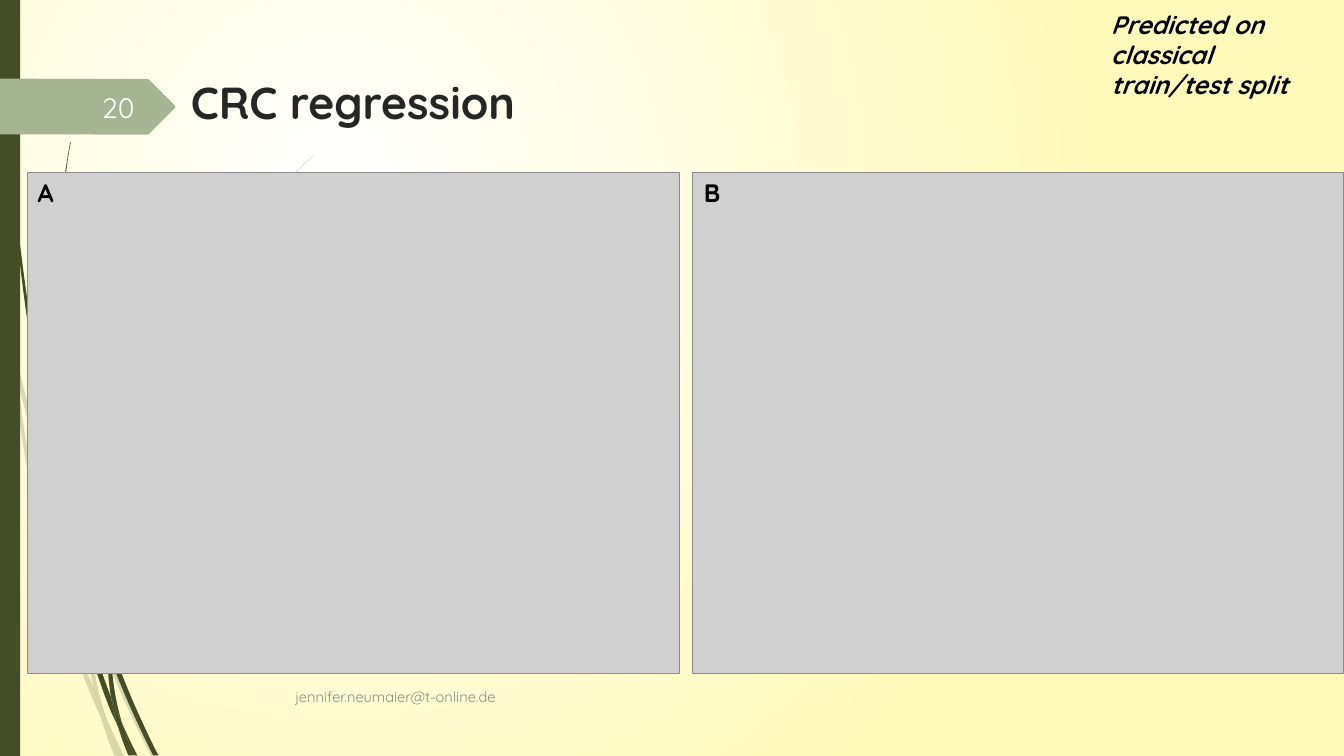
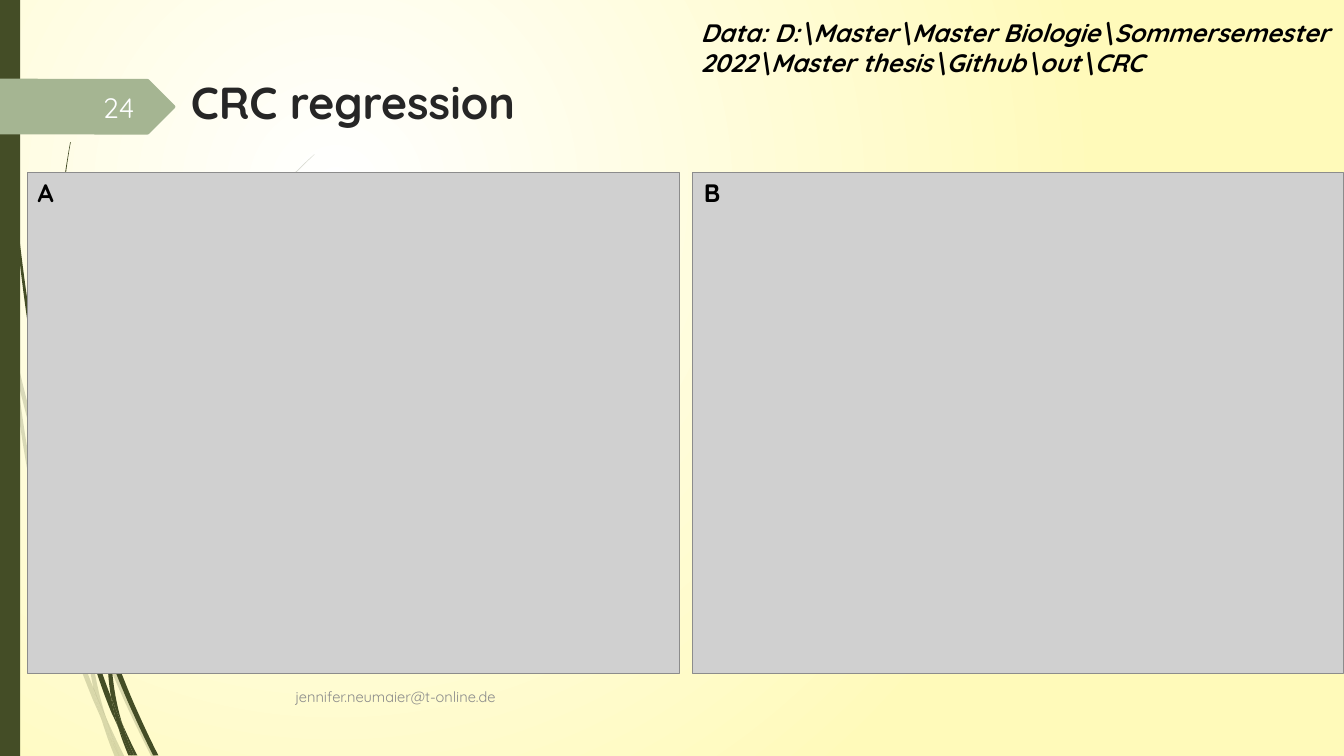
Before and after one commit to JenniferNeumaier/ml_coda, a slide deck: slide 24 of doc/Project_structure_notes.pptx (slide 20 before the commit). Drawn at 1344x756 pixels with LibreOffice and Linux fonts; fonts in the diff are those of the drawing; grey boxes stand for pictures. Boxes give left, top, right and bottom in pixels: in the first picture for what was removed or moved away, otherwise in the second. Text is boxed around its words. In the diff, an @@ line names an element or a change of style, - is before the commit and + after.

```diff
--- a/doc/Project_structure_notes.pptx
+++ b/doc/Project_structure_notes.pptx
@@ text added at box(701, 22, 1329, 76), 18 pt, text #000000, bold, italic @@
+Data: D:\Master\Master Biologie\Sommersemester 2022\Master thesis\Github\out\CRC
@@ text removed at box(1111, 15, 1288, 99) @@
-Predicted on classical train/test split
@@ page number at box(103, 98, 134, 118): text changed @@
-20
+24
```
Also in this commit, not shown: 24 other slides changed, 4 slides added, 38 other files.
